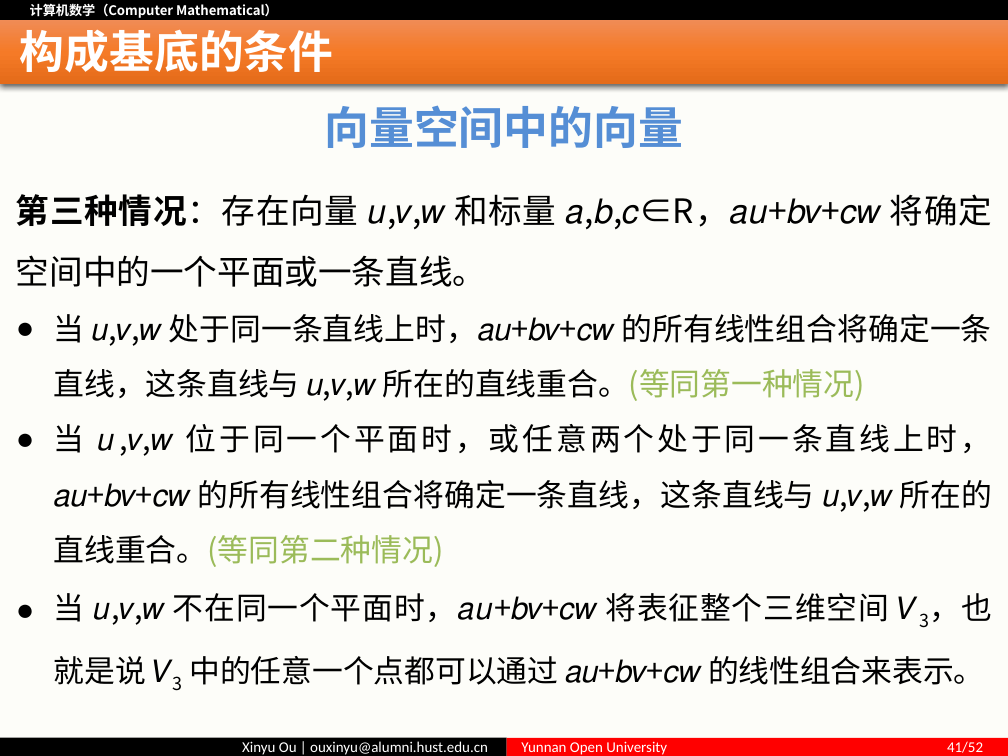
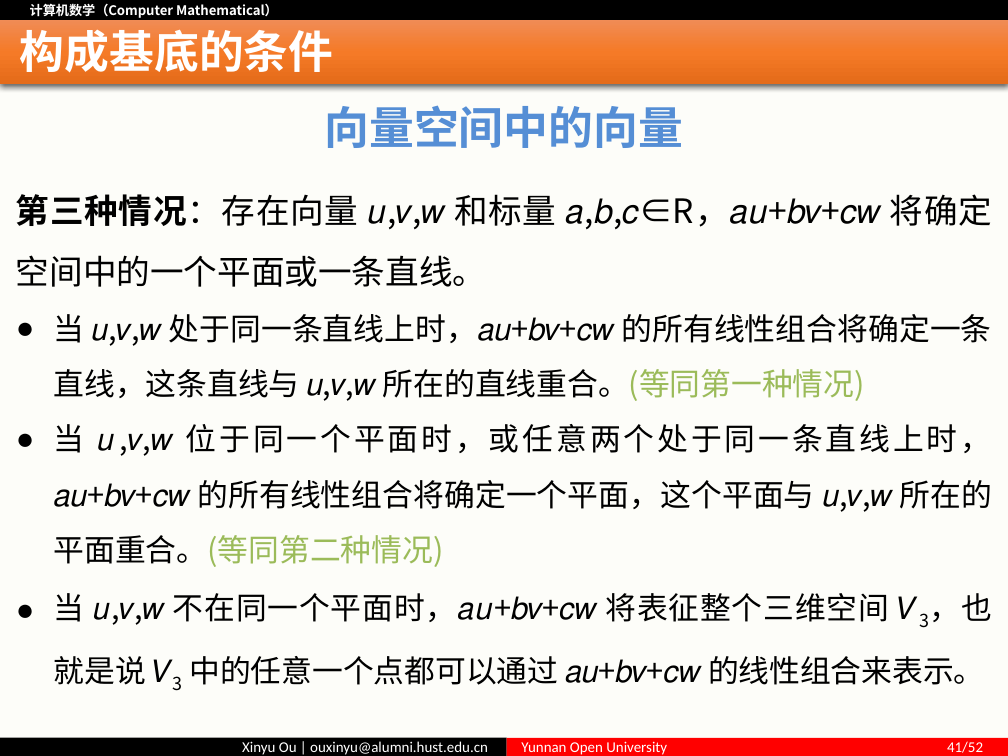
Before and after one commit to ouxinyu/Teaching, a slide deck: slide 41 of ComputerMath/PPT/第03讲 基底与坐标.pptx. Drawn at 1008x756 pixels with LibreOffice and Linux fonts; fonts in the diff are those of the drawing. Boxes give left, top, right and bottom in pixels: in the first picture for what was removed or moved away, otherwise in the second. Text is boxed around its words. In the diff, an @@ line names an element or a change of style, - is before the commit and + after.

```diff
--- a/ComputerMath/PPT/第03讲 基底与坐标.pptx
+++ b/ComputerMath/PPT/第03讲 基底与坐标.pptx
@@ text at (x1=54, y1=424, x2=993, y2=567): text changed @@
-● 当 𝑢,𝑣,𝑤 位于同一个平面时，或任意两个处于同一条直线上时，𝑎𝑢+𝑏𝑣+𝑐𝑤 的所有线性组合将确定一条直线，这条直线与 𝑢,𝑣,𝑤 所在的直线重合。(等同第二种情况)
+● 当 𝑢,𝑣,𝑤 位于同一个平面时，或任意两个处于同一条直线上时，𝑎𝑢+𝑏𝑣+𝑐𝑤 的所有线性组合将确定一个平面，这个平面与 𝑢,𝑣,𝑤 所在的平面重合。(等同第二种情况)
```
Also in this commit, not shown: 7 other slides changed, 8 other files.
